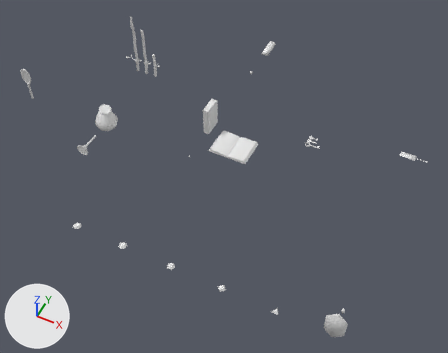
Before and after pictures for a commit that changed the Blender file resources/meshes/items/misc.blend.
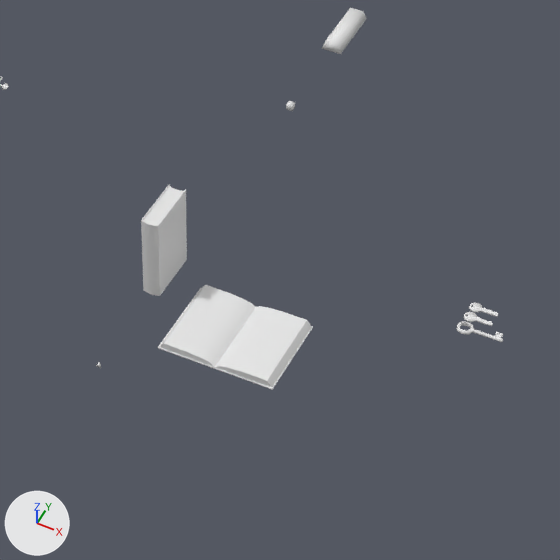
Each version is shown whole from a camera (50 mm lens) standing at (2.28, -3.78, 4.6) and looking at (0.39, 0.01, -0.13), then close up on the part from 35% to 75% of the width and 11% to 62% of the height. The lights are fixed; the arrows at lower left show +X, +Y and +Z.

In view in the first close-up: 'bookHardcoverClosed01', 'bookHardcoverOpen01', 'ingot'.
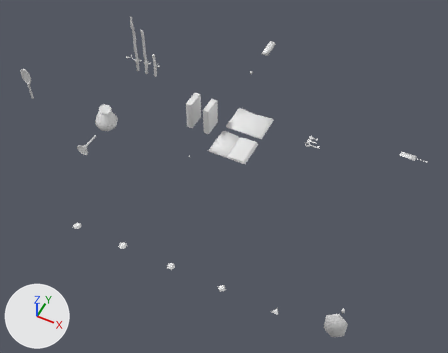
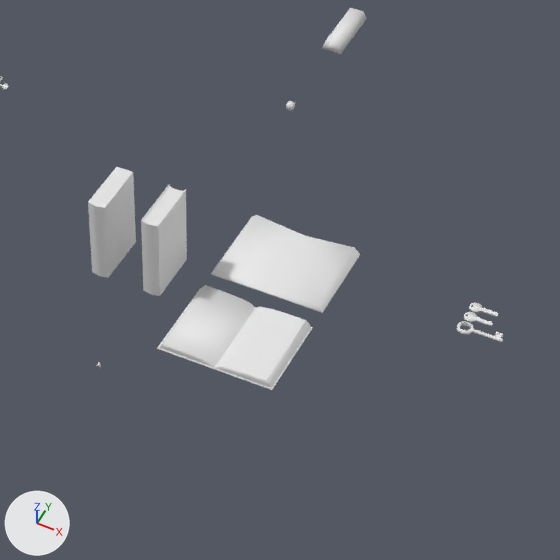
What differs and where, as boxes [x1, y1, x2, y2] in the close-ups (560 x 560 px):
'bookHardcoverOpen01', reshaped, moved
    before: [158, 285, 313, 390]
    after: [157, 285, 313, 390]
'bookHardcoverOpen01LQ', added
    after: [211, 215, 360, 313]
'bookHardcoverClosed01LQ', added
    after: [88, 167, 136, 278]
part 1 of me_bookhardcoveropen01, added
    after: [158, 285, 255, 368]
part 2 of me_bookhardcoveropen01, added
    after: [216, 320, 311, 389]
part 3 of me_bookhardcoveropen01, cut back
    before: [158, 285, 313, 390]
    after: [157, 288, 313, 390]

Edits to the bpy script that builds the scene:
```text
Change me_bookhardcoveropen01:
    used by ob_bookhardcoveropen01; location = (0.35, 0.15, 0.0)
    remove me_bookhardcoveropen01.from_pydata(...)  # 94 vertices, 82 faces; spans x -0.211..0.211, y 0.0..0.32, z 0.0..0.029
    add me_bookhardcoveropen01.from_pydata(...)  # 106 vertices, 86 faces; spans x -0.211..0.211, y -0.32..0.0, z 0.0..0.03
    me_bookhardcoveropen01 part 1: a new loose piece of 30 vertices spanning x -0.208..0.0, y -0.316..-0.004, z 0.003..0.03
    me_bookhardcoveropen01 part 2: a new loose piece of 30 vertices spanning x 0.0..0.208, y -0.316..-0.004, z 0.003..0.029
    me_bookhardcoveropen01 part 3
    76 vertices are removed from x -0.211..0.211, y 0.004..0.32, z 0.0..0.029
    82 faces are deleted
    5 vertices are added at (0.188, -0.316, 0.03), (0.0, -0.316, 0.003), (0.096, -0.316, 0.029), (0.049, -0.316, 0.025), (0.015, -0.316, 0.018)
    18 new vertices lie (0.0, -0.32, 0.0) away from vertices in x -0.211..0.211, y 0.0, z 0.0..0.003
    5 new vertices lie (0.0, 0.312, 0.0) away from vertices in x 0.0..0.188, y -0.316, z 0.003..0.03
    42 new faces join them
Add me_bookhardcoveropen01lq:
    me_bookhardcoveropen01lq.from_pydata(...)  # 24 vertices, 22 faces; spans x -0.211..0.211, y -0.32..0.0, z 0.0..0.03
    me_bookhardcoveropen01lq.polygons.foreach_set('use_smooth', [True] * 22)
Add me_bookhardcoverclosed01lq:
    me_bookhardcoverclosed01lq.from_pydata([(-0.032, 0.007, 0.0), (-0.032, 0.007, 0.32), (-0.032, 0.209, 0.0), (-0.032, 0.209, 0.32), (0.032, 0.007, 0.0), (0.032, 0.007, 0.32), (0.032, 0.209, 0.0), (0.032, 0.209, 0.32), (0.0, 0.0, 0.0), (0.0, 0.0, 0.32)], [], [(0, 1, 3, 2), (7, 6, 2, 3), (7, 3, 1, 9, 5), (2, 6, 4, 8, 0), (6, 7, 5, 4), (4, 5, 9, 8), (8, 9, 1, 0)])
    me_bookhardcoverclosed01lq.polygons.foreach_set('use_smooth', [True] * 7)
Change ob_bookhardcoveropen01:
    ob_bookhardcoveropen01.location: (0.35, 0.15, 0.0) -> (0.35, 0.467, 0.0)
Add ob_bookhardcoveropen01lq:
    ob_bookhardcoveropen01lq = bpy.data.objects.new('bookHardcoverOpen01LQ', me_bookhardcoveropen01lq)
    ob_bookhardcoveropen01lq.location = (0.35, 0.867, 0.0)
Add ob_bookhardcoverclosed01lq:
    ob_bookhardcoverclosed01lq = bpy.data.objects.new('bookHardcoverClosed01LQ', me_bookhardcoverclosed01lq)
    ob_bookhardcoverclosed01lq.location = (-0.2, 0.367, 0.0)
```
